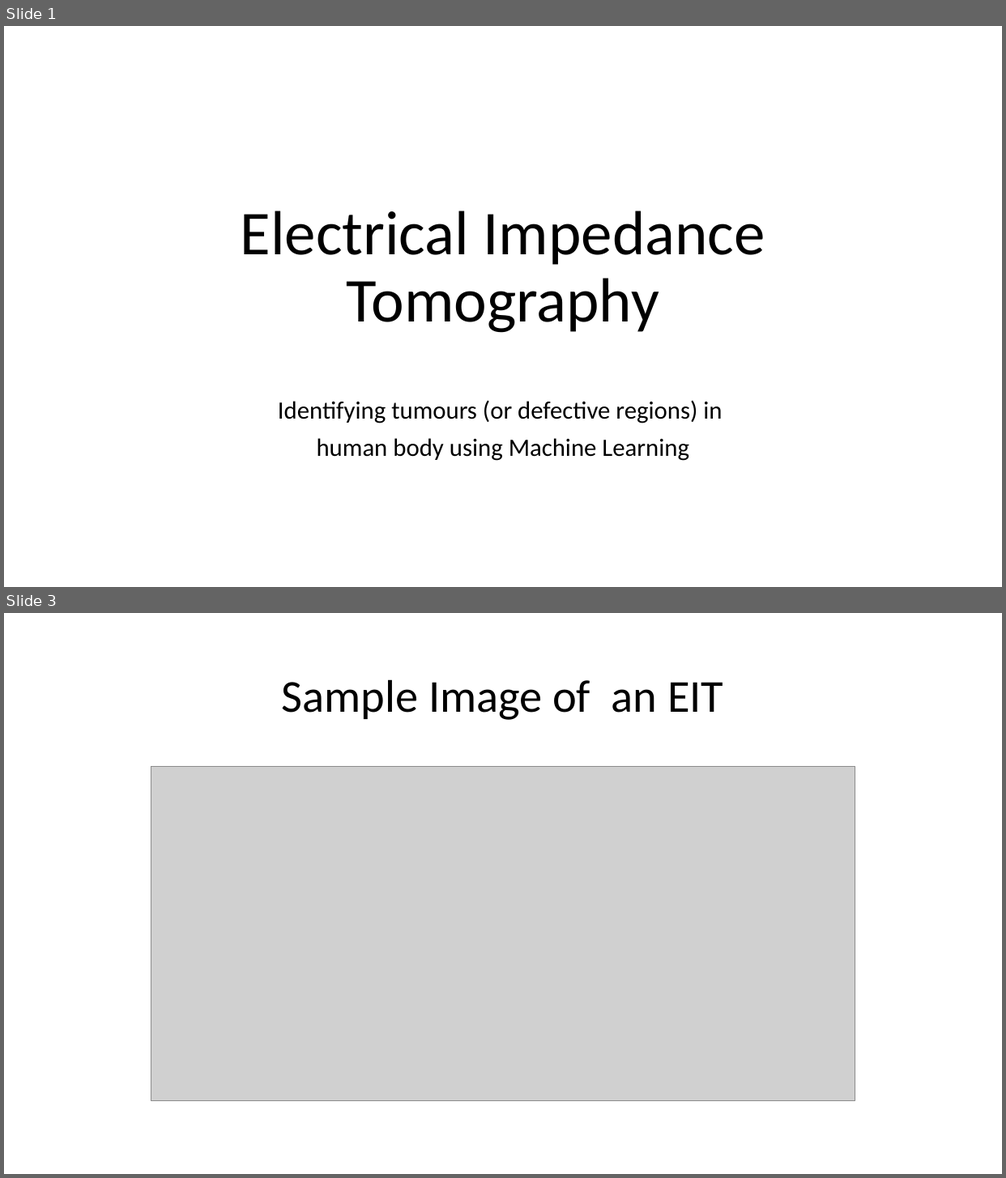
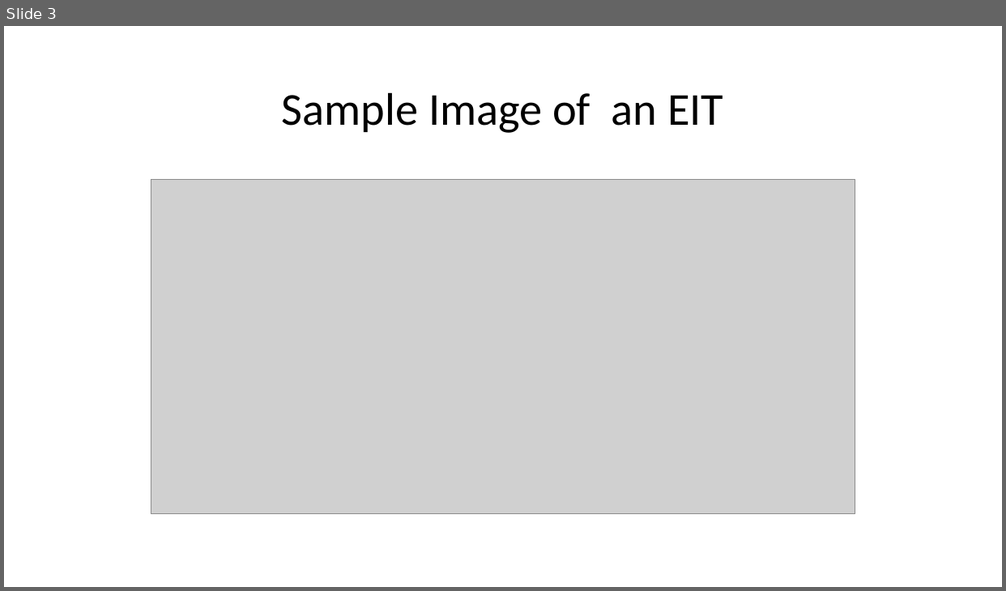
Before and after one commit to nsudhanva/eit, a slide deck: docs/Electrical Impedance Tomography.pptx. Shown one above the other, each under a label of ours: slides 1 and 3 before the commit, slide 3 after it; the slides between them are not shown. The pictures are 1006x1178 and 1006x591 pixels, drawn with LibreOffice and Linux fonts; fonts in the diff are those of the drawing; grey boxes stand for pictures. Boxes give left, top, right and bottom in pixels: in the first picture for what was removed or moved away, otherwise in the second. Text is boxed around its words. In the diff, an @@ line names an element or a change of style, - is before the commit and + after.

```diff
--- a/docs/Electrical Impedance Tomography.pptx
+++ b/docs/Electrical Impedance Tomography.pptx
@@ slide 1 removed at [4,26,1002,587], background #FFFFFF @@
@@ title removed at [241,211,765,333] @@
-Electrical Impedance Tomography
@@ subtitle removed at [278,400,722,461] @@
-Identifying tumours (or defective regions) in
-human body using Machine Learning
```
Also in this commit, not shown: 5 slides changed, 2 slides added, 1 other file.
